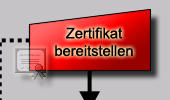
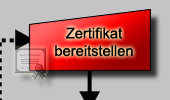
Comparing the layer stacks of the two (170, 100) images. Changes:
added layer "Ebene 5" above "Objekt 1" over [14, 29, 29, 51]
